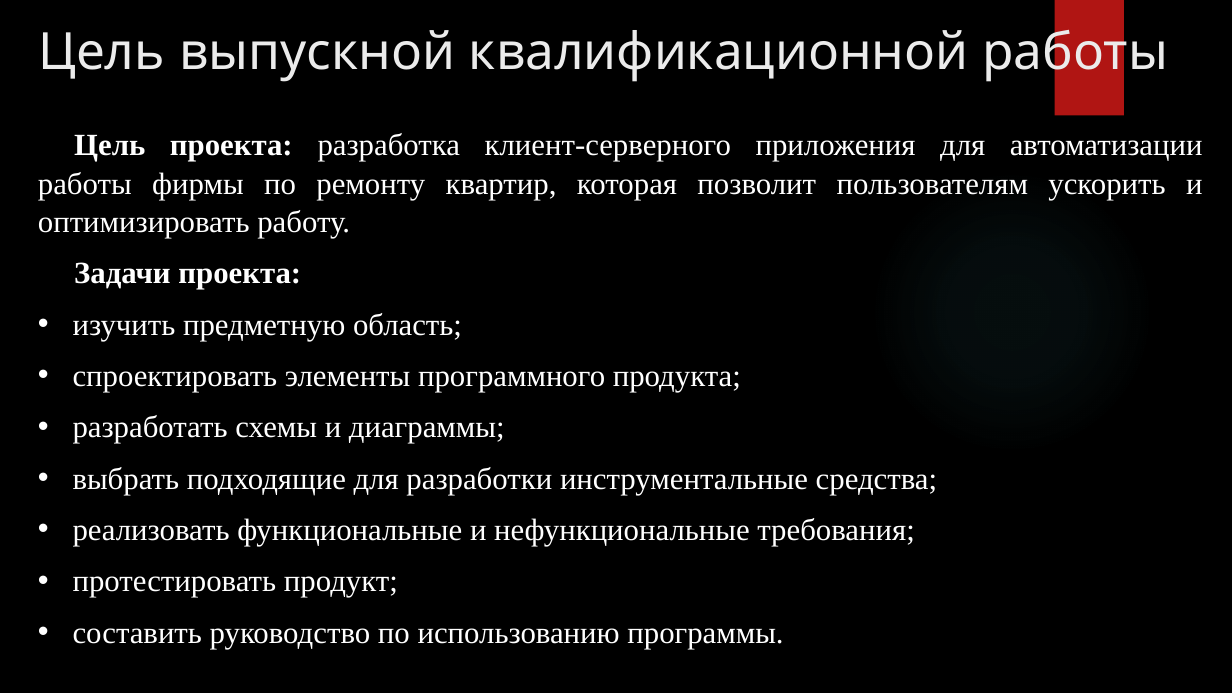
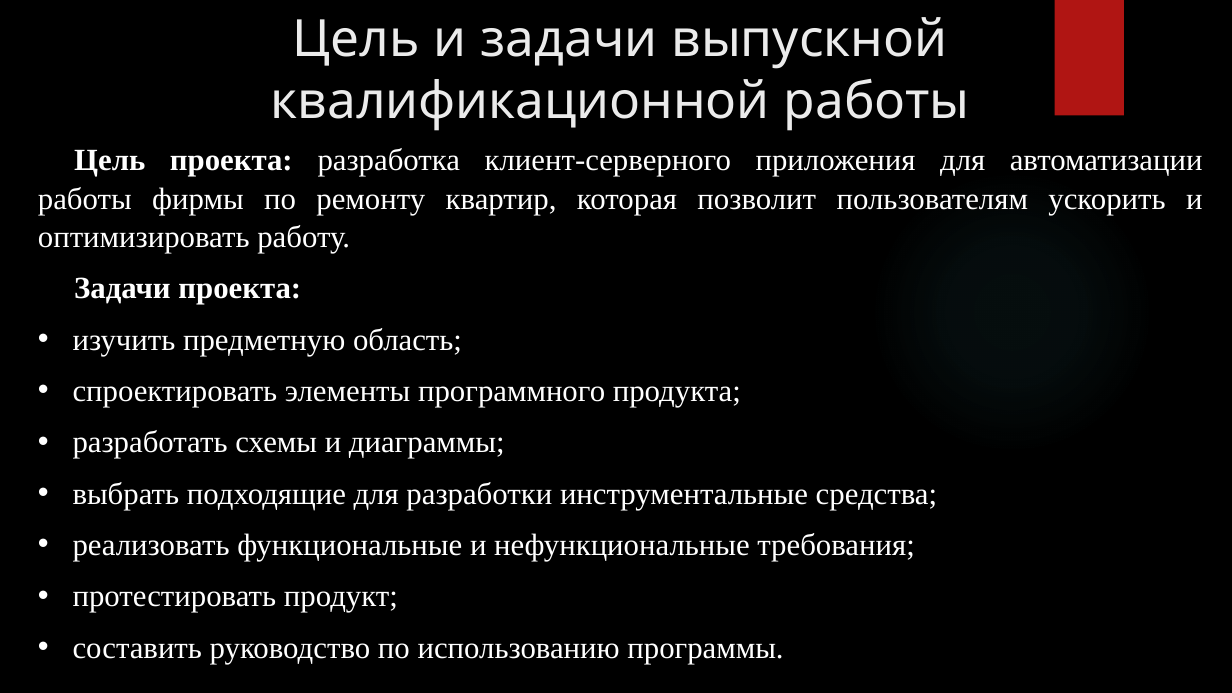
Before and after one commit to GENDOSMAL/Diplom, a slide deck: slide 2 of Documentation/Презентация к защите.pptx. Drawn at 1232x693 pixels with LibreOffice and Linux fonts; fonts in the diff are those of the drawing; background and template pictures are left out. Boxes give left, top, right and bottom in pixels: in the first picture for what was removed or moved away, otherwise in the second. Text is boxed around its words. In the diff, an @@ line names an element or a change of style, - is before the commit and + after.

```diff
--- a/Documentation/Презентация к защите.pptx
+++ b/Documentation/Презентация к защите.pptx
@@ title at (271,17,970,131): text changed @@
-Цель выпускной квалификационной работы
+Цель и задачи выпускной квалификационной работы
@@ text "Цель проекта: разработка клиент-серверного приложения ...": place and size @@
-text "Цель проекта: разработка клиент-серверного приложения ..." at (38,133,1203,649)
+text "Цель проекта: разработка клиент-серверного приложения ..." at (38,148,1203,664)
```
Also in this commit, not shown: 8 other slides changed, 5 slides added, 2 slides removed, 19 other files.
